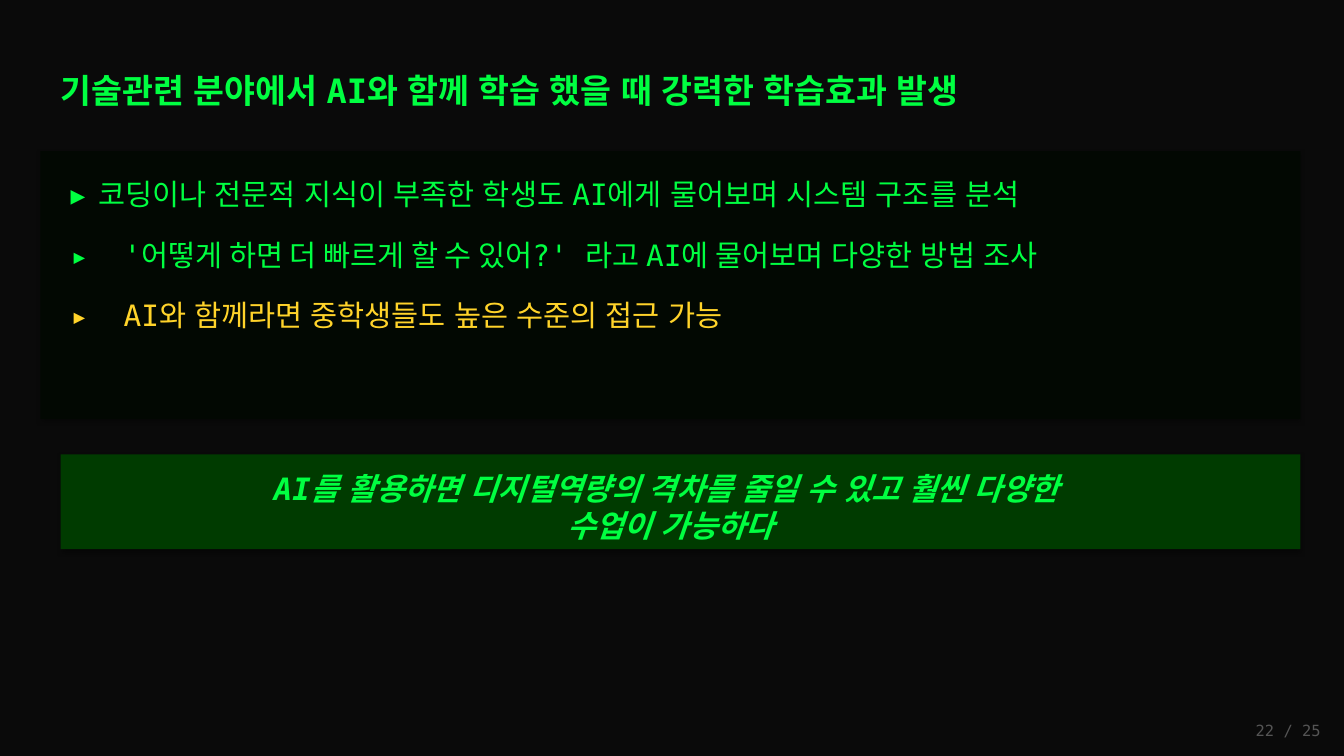
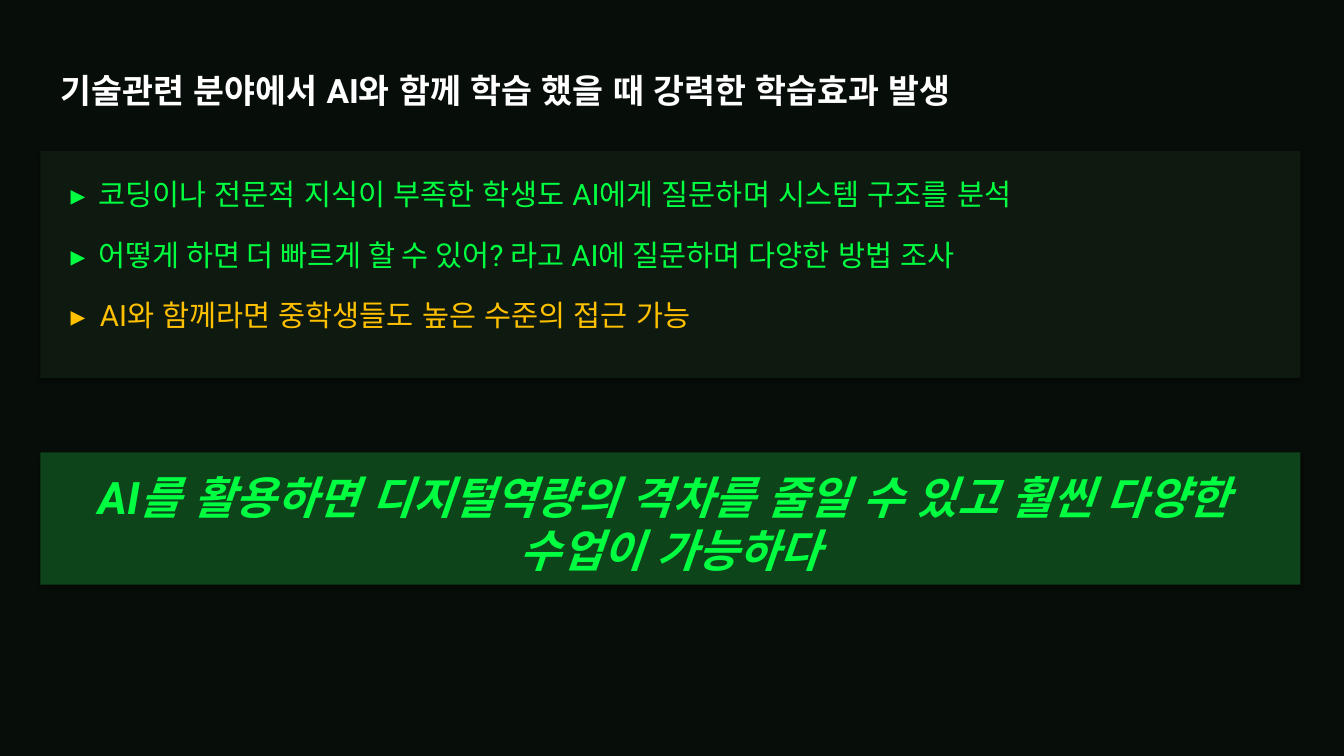
Before and after one commit to shk-cell/Macro_Classroom, a slide deck: slide 29 of AI기반 바이브코딩 시대의 교사역할과 교수학습설계.pptx. Drawn at 1344x756 pixels with LibreOffice and Linux fonts; fonts in the diff are those of the drawing. Boxes give left, top, right and bottom in pixels: in the first picture for what was removed or moved away, otherwise in the second. Text is boxed around its words. In the diff, an @@ line names an element or a change of style, - is before the commit and + after.

```diff
--- a/AI기반 바이브코딩 시대의 교사역할과 교수학습설계.pptx
+++ b/AI기반 바이브코딩 시대의 교사역할과 교수학습설계.pptx
@@ background #0A0A0A to #070D08 @@
@@ text "기술관련 분야에서 AI와 함께 학습 ..." at [60, 74, 951, 106]: font DejaVu Sans Mono to Roboto, text colour #00FF41 to #FFFFFF @@
@@ rectangle: place and size @@
-rectangle at [40, 151, 1301, 419]
+rectangle at [40, 151, 1301, 378]
@@ rectangle at [40, 151, 1301, 378]: fill #020802 to #0E1A0F @@
@@ text at [98, 180, 1011, 208]: text changed; font DejaVu Sans Mono to Roboto @@
-▸ 코딩이나 전문적 지식이 부족한 학생도 AI에게 물어보며 시스템 구조를 분석
+▸ 코딩이나 전문적 지식이 부족한 학생도 AI에게 질문하며 시스템 구조를 분석
@@ text at [98, 241, 954, 269]: text changed; font DejaVu Sans Mono to Roboto @@
-▸ '어떻게 하면 더 빠르게 할 수 있어?' 라고 AI에 물어보며 다양한 방법 조사
+▸ 어떻게 하면 더 빠르게 할 수 있어? 라고 AI에 질문하며 다양한 방법 조사
@@ text "▸ AI와 함께라면 중학생들도 높은 ..." at [100, 301, 690, 329]: font DejaVu Sans Mono to Roboto, text colour #FFD32A to #FFC000 @@
@@ rectangle: place and size @@
-rectangle at [60, 455, 1301, 549]
+rectangle at [40, 453, 1301, 585]
@@ rectangle at [40, 453, 1301, 585]: fill #003B00 to #0E4419 @@
@@ text "AI를 활용하면 디지털역량의 격차를 줄일 ..." at [194, 476, 1230, 571]: size 22 to 32 pt, font DejaVu Sans Mono to Roboto @@
@@ text removed at [1256, 725, 1321, 736] @@
-22 / 25
```
Also in this commit, not shown: 29 other slides changed, 2 slides added, 2 slides removed.
